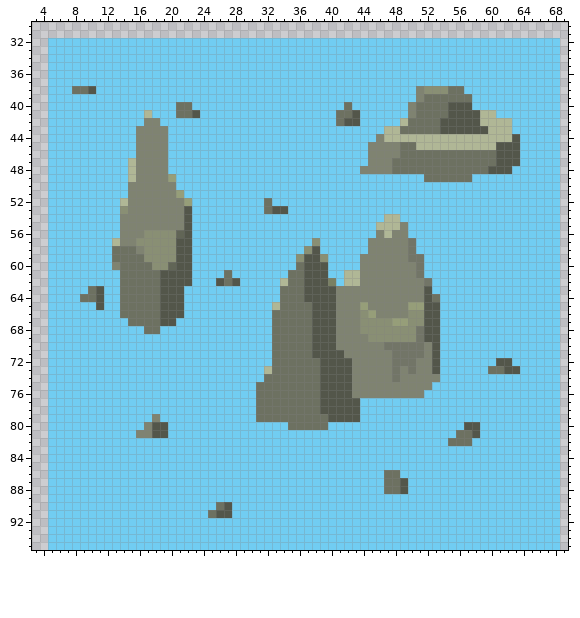
Edited in one commit: sprite sheet (src/animations/Rock2.png). Above: the version before the commit.
The file is 74x96 pixels. Colours within 5 levels of each other are drawn and written as one. Shown: x 3..69, y 30..95.
Now the later version:
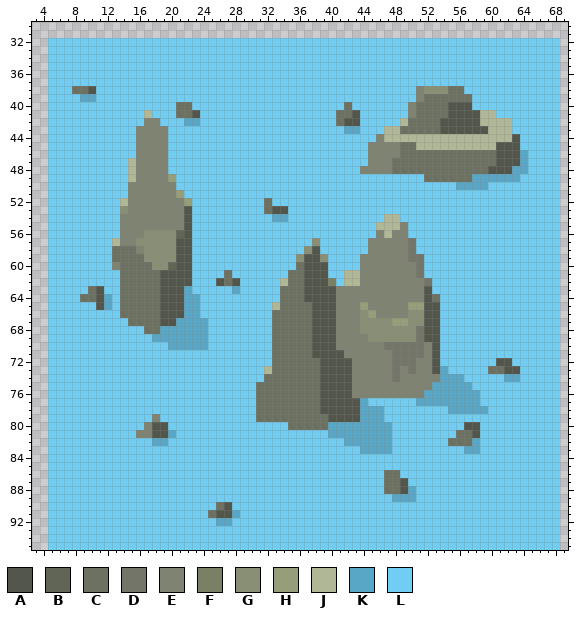
Palette (. is transparent): A #53564a  B #616556  C #6d7161  D #727567  E #7f8371  F #798063  G #898f74  H #969e79  J #b0b796  K #59a7c7  L #71cdf2
Changes in this commit:
Colour L gives way to colour K in row 39 at x 9 to 10; in row 42 at x 22 to 23; in row 43 at x 42 to 43; in rows 46 to 47 at x 64; in row 48 at x 63 to 64; in row 49 at x 58 to 63.
Colour L gives way to colour K in row 50 at x 56 to 59; in row 54 at x 33 to 34; in row 63 at x 22 and 28; in rows 64 to 65 at x 12 and 22 to 23; in row 66 at x 22 to 23; in row 67 at x 21 to 24.
Colour L gives way to colour K in row 68 at x 19 to 24; in row 69 at x 18 to 24; in row 70 at x 20 to 24; in row 73 at x 54; in row 74 at x 54 to 56 and 62 to 63; in row 75 at x 53 to 57.
Colour L gives way to colour K in row 76 at x 52 to 58; in row 77 at x 44 and 51 to 58; in row 78 at x 44 to 46 and 55 to 59; in row 79 at x 44 to 46; in row 80 at x 40 to 47; in row 81 at x 20 and 40 to 47.
Colour L gives way to colour K in row 82 at x 18 to 19, 42 to 47 and 58; in row 83 at x 44 to 47 and 57 to 58; in row 88 at x 50; in row 89 at x 48 to 50; in row 91 at x 28; in row 92 at x 26 to 27.
